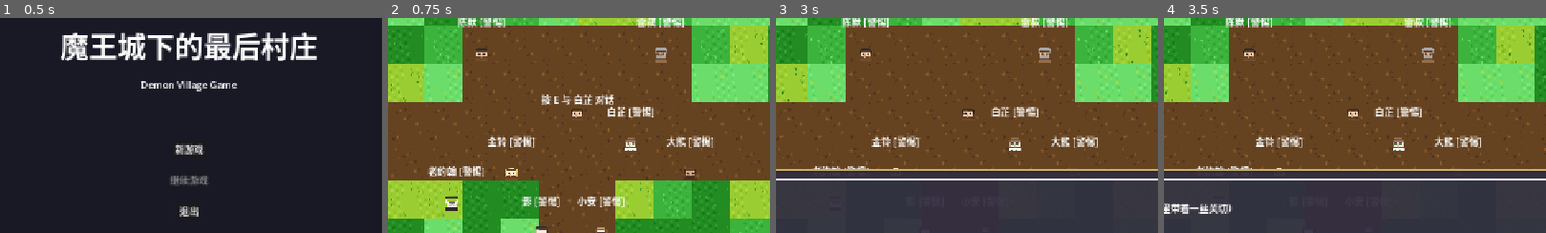
Above: before the commit, frames 1-4 (left to right).
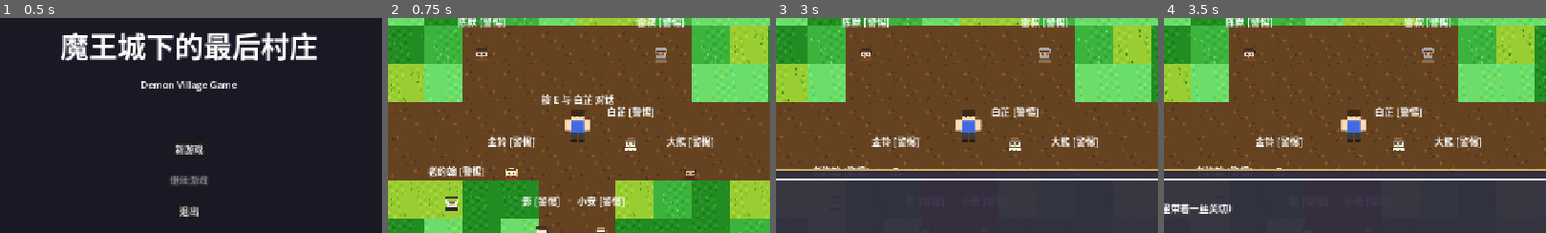
Above: after the commit, the same moments.

Repository: JCVBoss/demon_village_game
Game: Godot game, scene res://scenes/Main.tscn
Two runs of this game, one before a commit and one after it. Both use one fixed random seed, a clock stepped at 60 frames per second and the inputs below.
Inputs:
- Up to frame 1 (0.5 s): no input
- Up to frame 2 (0.75 s): click "新游戏" at 0.5 s
- Up to frame 3 (3 s): click "菜单" at 1.25 s; click "继续游戏" at 2 s; tap Enter (ui_accept) at 2.75 s; hold D (move_right) from 2.78 s (still down); tap E (interact) at 2.85 s
- Up to frame 4 (3.5 s): keep holding D (move_right); tap Enter (ui_accept) at 3.02 s
The pictures show only the part of the screen within x 25-75%, y 26-76%; the shares and areas given below are measured in that part.

Frame 1 is identical in both runs. In frame 2, 0.7% of the frame differs, in the area x 46-53%, y 42-58%; in frame 3, 0.7%; in frame 4, 0.7%.

Commit message:
fix: 使用玩家专用纹理替换临时NPC纹理

Diff:
--- a/code/scenes/characters/Player.tscn
+++ b/code/scenes/characters/Player.tscn
@@ -1,7 +1,7 @@
 [gd_scene load_steps=4 format=3 uid="uid://cplayer001"]
 
 [ext_resource type="Script" path="res://scripts/characters/Player.gd" id="1_player"]
-[ext_resource type="Texture2D" uid="uid://bii3cy14t6a7t" path="res://assets/sprites/characters/chenmo_normal.png" id="2_texture"]
+[ext_resource type="Texture2D" uid="uid://dvrdyp4qdfrs0" path="res://assets/sprites/characters/player/down_frame0.png" id="2_texture"]
 
 [sub_resource type="CircleShape2D" id="CircleShape2D_collision"]
 radius = 16.0
@@ -19,7 +19,7 @@
 
 [node name="Sprite2D" type="Sprite2D" parent="."]
 texture = ExtResource("2_texture")
-scale = Vector2(0.5, 0.5)
+scale = Vector2(2, 2)
 
 [node name="InteractionArea" type="Area2D" parent="."]
 collision_layer = 0
